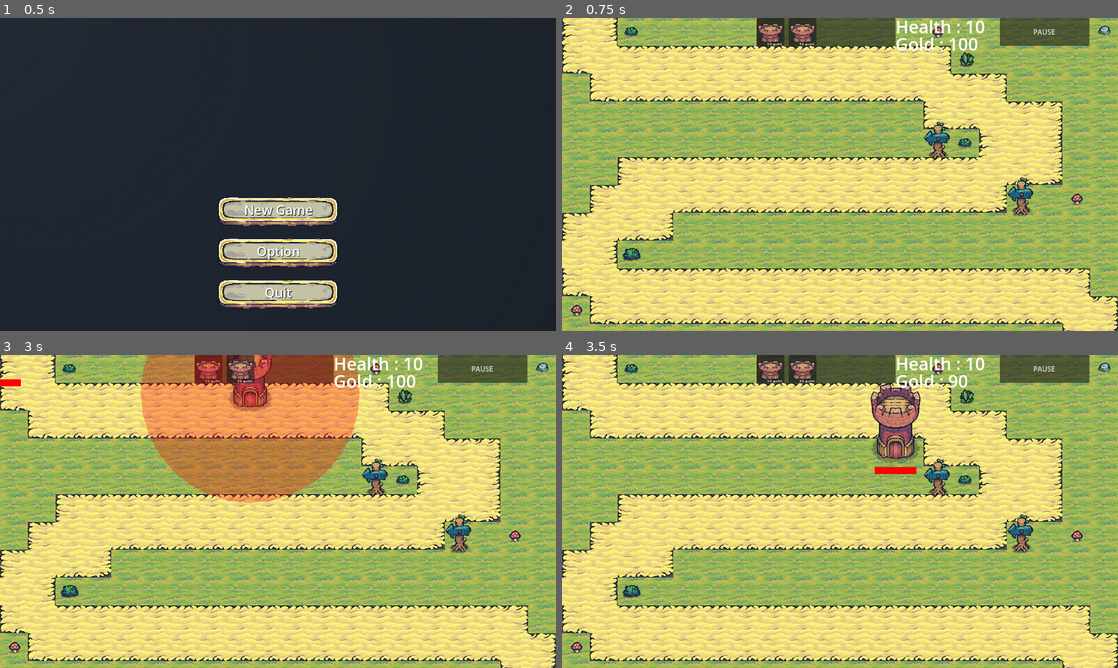
Above: before the commit, frames 1-4 (two rows, left to right).
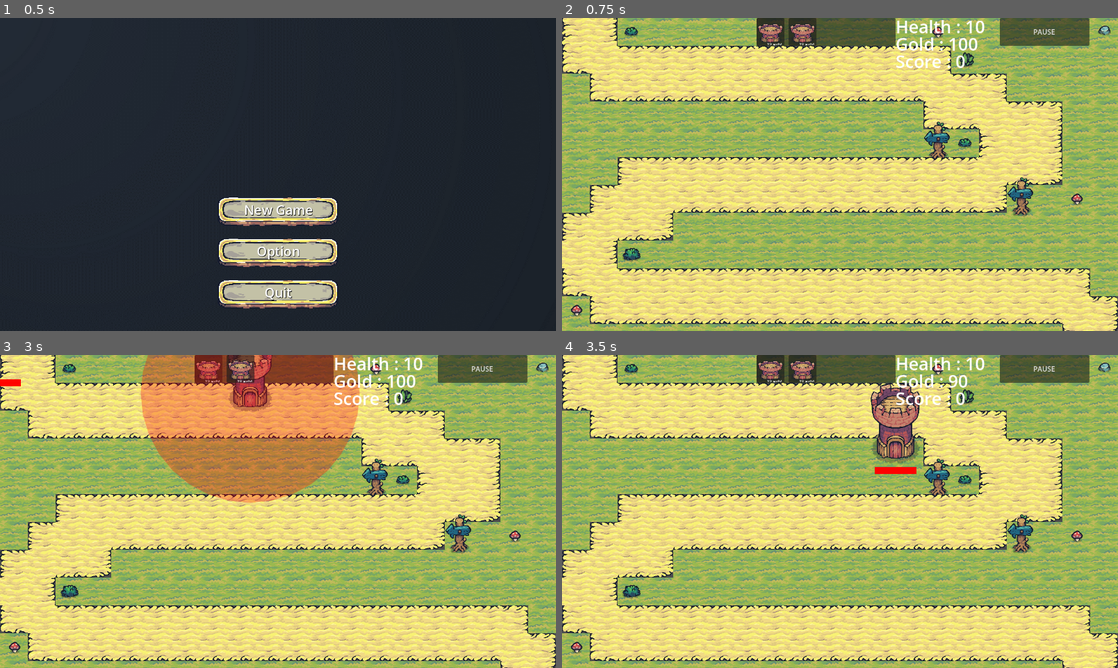
Above: after the commit, the same moments.

Repository: Akane13/FeyFortress
Game: Godot game, scene res://Scene/UIScenes/mainmenu.tscn
Same seed, same stepped clock (60 frames per second), same inputs: the game is played once before the commit and once after it.
Inputs (mouse positions are in pixels of both pictures, inside the frame that each line leads up to):
- Up to frame 1 (0.5 s): no input
- Up to frame 2 (0.75 s): click "New Game" at 0.5 s
- Up to frame 3 (3 s): click "PAUSE" at 1.25 s; click "Continue" at 2 s; tap Enter at 2.75 s; drag from (211, 367) to (333, 442) at 2.77 s
- Up to frame 4 (3.5 s): no input

Frame 1 is identical in both runs. In frame 2, 0.2% of the frame differs, in the area x 60-73%, y 12-16%; in frame 3, 0.2%; in frame 4, 0.2%.

Commit message:
Tower 2 and some bug fix
replace the previous error with prompt message

Diff:
--- a/Scene/Global/global.gd
+++ b/Scene/Global/global.gd
@@ -2,3 +2,4 @@
 
 var Gold = 100
 var Health = 10
+var score=0
--- /dev/null
+++ b/Scene/SupportScenes/UI.gd
@@ -0,0 +1,11 @@
+extends CanvasLayer
+
+@onready var health = $Health
+@onready var gold = $Gold
+@onready var score = $Score
+
+func _process(_delta):
+	#get data from global.gd (global variable)
+	health.text = "Health : " + str(Global.Health)
+	gold.text = "Gold : " + str(Global.Gold)
+	score.text = "Score : " + str(Global.score)
--- a/Scene/SupportScenes/UI.tscn
+++ b/Scene/SupportScenes/UI.tscn
@@ -1,26 +1,10 @@
-[gd_scene load_steps=4 format=3 uid="uid://chsbc0b16ys4d"]
+[gd_scene load_steps=3 format=3 uid="uid://chsbc0b16ys4d"]
 
 [ext_resource type="PackedScene" uid="uid://65coan24dipy" path="res://Scene/SupportScenes/tower_panel.tscn" id="1_hdhx6"]
-
-[sub_resource type="GDScript" id="GDScript_g5ap5"]
-script/source = "extends Label
-
-
-# Called every frame. 'delta' is the elapsed time since the previous frame.
-func _process(_delta):
-	self.text = \"Health : \" + str(Global.Health)
-"
-
-[sub_resource type="GDScript" id="GDScript_3or5k"]
-script/source = "extends Label
-
-
-func _process(_delta):
-	self.text = \"Gold : \" + str(Global.Gold)
-
-"
+[ext_resource type="Script" path="res://Scene/SupportScenes/UI.gd" id="1_jab1g"]
 
 [node name="UI" type="CanvasLayer"]
+script = ExtResource("1_jab1g")
 
 [node name="Panel" type="Panel" parent="."]
 offset_left = 448.0
@@ -47,7 +31,6 @@
 offset_bottom = 75.0
 theme_override_font_sizes/font_size = 40
 text = "Health : "
-script = SubResource("GDScript_g5ap5")
 
 [node name="Gold" type="Label" parent="."]
 offset_left = 768.0
@@ -56,4 +39,11 @@
 offset_bottom = 115.0
 theme_override_font_sizes/font_size = 40
 text = "Gold : "
-script = SubResource("GDScript_3or5k")
+
+[node name="Score" type="Label" parent="."]
+offset_left = 768.0
+offset_top = 72.0
+offset_right = 920.0
+offset_bottom = 155.0
+theme_override_font_sizes/font_size = 40
+text = "Score : "
--- a/Scene/SupportScenes/bullet.gd
+++ b/Scene/SupportScenes/bullet.gd
@@ -5,7 +5,9 @@
 var pathName = ""
 var bulletDamage
 
-@onready var animated_sprite_2d = $AnimatedSprite2D
+@onready var bullet = $Bullet
+@onready var explosion = $explosion
+
 
 func _physics_process(_delta):
 	var pathSpawnerNode= get_tree().get_root().get_node("Map1/PathSpawner")
@@ -13,16 +15,20 @@
 		if pathSpawnerNode.get_child(i).name == pathName:
 			target = pathSpawnerNode.get_child(i).get_child(0).get_child(0).global_position
 
-	velocity= global_position.direction_to(target) * Speed
-
-	look_at(target)
-	move_and_slide()
-
+	if target:
+		velocity = global_position.direction_to(target) * Speed
+		look_at(target)
+		move_and_slide()
+	else:
+		$".".queue_free()
 
 func _on_area_2d_body_entered(body):
 	if "enemy1" in body.name:
 		body.Health -=bulletDamage
-		animated_sprite_2d.animation="explosion"
-		await animated_sprite_2d.animation_finished
-		animated_sprite_2d.animation="bullet"
-		queue_free()
+		bullet.hide()
+		explosion.show()
+		explosion.play("explosion")
+
+
+func _on_explosion_animation_finished():
+	queue_free()
--- a/Scene/SupportScenes/bullet.tscn
+++ b/Scene/SupportScenes/bullet.tscn
@@ -1,139 +1,142 @@
-[gd_scene load_steps=24 format=3 uid="uid://df4api23g30rx"]
+[gd_scene load_steps=25 format=3 uid="uid://df4api23g30rx"]
 
-[ext_resource type="Texture2D" uid="uid://d182e335tt4sr" path="res://Assets/Effect/bullet.png" id="1_bjgeo"]
 [ext_resource type="Script" path="res://Scene/SupportScenes/bullet.gd" id="1_evrfn"]
-[ext_resource type="Texture2D" uid="uid://cshb35em4nemu" path="res://Assets/Effect/Explosions.png" id="2_sjb5l"]
+[ext_resource type="Texture2D" uid="uid://d182e335tt4sr" path="res://Assets/Effect/bullet.png" id="2_pb7jb"]
+[ext_resource type="Texture2D" uid="uid://cshb35em4nemu" path="res://Assets/Effect/Explosions.png" id="3_6oxg7"]
 
-[sub_resource type="AtlasTexture" id="AtlasTexture_67ubm"]
-atlas = ExtResource("1_bjgeo")
+[sub_resource type="AtlasTexture" id="AtlasTexture_ow26v"]
+atlas = ExtResource("2_pb7jb")
 region = Rect2(0, 0, 32, 32)
 
-[sub_resource type="AtlasTexture" id="AtlasTexture_u8c16"]
-atlas = ExtResource("1_bjgeo")
+[sub_resource type="AtlasTexture" id="AtlasTexture_b0ywy"]
+atlas = ExtResource("2_pb7jb")
 region = Rect2(32, 0, 32, 32)
 
-[sub_resource type="AtlasTexture" id="AtlasTexture_o2xth"]
-atlas = ExtResource("1_bjgeo")
+[sub_resource type="AtlasTexture" id="AtlasTexture_pykhe"]
+atlas = ExtResource("2_pb7jb")
 region = Rect2(64, 0, 32, 32)
 
-[sub_resource type="AtlasTexture" id="AtlasTexture_o4peu"]
-atlas = ExtResource("1_bjgeo")
+[sub_resource type="AtlasTexture" id="AtlasTexture_lvo7p"]
+atlas = ExtResource("2_pb7jb")
 region = Rect2(96, 0, 32, 32)
 
-[sub_resource type="AtlasTexture" id="AtlasTexture_hf0sb"]
-atlas = ExtResource("1_bjgeo")
+[sub_resource type="AtlasTexture" id="AtlasTexture_455jj"]
+atlas = ExtResource("2_pb7jb")
 region = Rect2(128, 0, 32, 32)
 
-[sub_resource type="AtlasTexture" id="AtlasTexture_ybjyo"]
-atlas = ExtResource("1_bjgeo")
+[sub_resource type="AtlasTexture" id="AtlasTexture_6xrbb"]
+atlas = ExtResource("2_pb7jb")
 region = Rect2(160, 0, 32, 32)
 
-[sub_resource type="AtlasTexture" id="AtlasTexture_licae"]
-atlas = ExtResource("1_bjgeo")
+[sub_resource type="AtlasTexture" id="AtlasTexture_77jxg"]
+atlas = ExtResource("2_pb7jb")
 region = Rect2(192, 0, 32, 32)
 
-[sub_resource type="AtlasTexture" id="AtlasTexture_l0nu2"]
-atlas = ExtResource("1_bjgeo")
+[sub_resource type="AtlasTexture" id="AtlasTexture_q15yt"]
+atlas = ExtResource("2_pb7jb")
 region = Rect2(224, 0, 32, 32)
-
-[sub_resource type="AtlasTexture" id="AtlasTexture_qndkw"]
-atlas = ExtResource("2_sjb5l")
-region = Rect2(0, 0, 192, 192)
-
-[sub_resource type="AtlasTexture" id="AtlasTexture_6ounm"]
-atlas = ExtResource("2_sjb5l")
-region = Rect2(192, 0, 192, 192)
-
-[sub_resource type="AtlasTexture" id="AtlasTexture_bythr"]
-atlas = ExtResource("2_sjb5l")
-region = Rect2(384, 0, 192, 192)
-
-[sub_resource type="AtlasTexture" id="AtlasTexture_4cq5x"]
-atlas = ExtResource("2_sjb5l")
-region = Rect2(576, 0, 192, 192)
-
-[sub_resource type="AtlasTexture" id="AtlasTexture_mgv57"]
-atlas = ExtResource("2_sjb5l")
-region = Rect2(768, 0, 192, 192)
-
-[sub_resource type="AtlasTexture" id="AtlasTexture_k1wdm"]
-atlas = ExtResource("2_sjb5l")
-region = Rect2(960, 0, 192, 192)
-
-[sub_resource type="AtlasTexture" id="AtlasTexture_1ambm"]
-atlas = ExtResource("2_sjb5l")
-region = Rect2(1152, 0, 192, 192)
-
-[sub_resource type="AtlasTexture" id="AtlasTexture_oijqq"]
-atlas = ExtResource("2_sjb5l")
-region = Rect2(1344, 0, 192, 192)
-
-[sub_resource type="AtlasTexture" id="AtlasTexture_2afee"]
-atlas = ExtResource("2_sjb5l")
-region = Rect2(1536, 0, 192, 192)
 
 [sub_resource type="SpriteFrames" id="SpriteFrames_2l3op"]
 animations = [{
 "frames": [{
 "duration": 1.0,
-"texture": SubResource("AtlasTexture_67ubm")
+"texture": SubResource("AtlasTexture_ow26v")
 }, {
 "duration": 1.0,
-"texture": SubResource("AtlasTexture_u8c16")
+"texture": SubResource("AtlasTexture_b0ywy")
 }, {
 "duration": 1.0,
-"texture": SubResource("AtlasTexture_o2xth")
+"texture": SubResource("AtlasTexture_pykhe")
 }, {
 "duration": 1.0,
-"texture": SubResource("AtlasTexture_o4peu")
+"texture": SubResource("AtlasTexture_lvo7p")
 }, {
 "duration": 1.0,
-"texture": SubResource("AtlasTexture_hf0sb")
+"texture": SubResource("AtlasTexture_455jj")
 }, {
 "duration": 1.0,
-"texture": SubResource("AtlasTexture_ybjyo")
+"texture": SubResource("AtlasTexture_6xrbb")
 }, {
 "duration": 1.0,
-"texture": SubResource("AtlasTexture_licae")
+"texture": SubResource("AtlasTexture_77jxg")
 }, {
 "duration": 1.0,
-"texture": SubResource("AtlasTexture_l0nu2")
+"texture": SubResource("AtlasTexture_q15yt")
 }],
 "loop": true,
-"name": &"bullet",
-"speed": 7.0
-}, {
+"name": &"shoot",
+"speed": 5.0
+}]
+
+[sub_resource type="AtlasTexture" id="AtlasTexture_xpp2r"]
+atlas = ExtResource("3_6oxg7")
+region = Rect2(0, 0, 192, 192)
+
+[sub_resource type="AtlasTexture" id="AtlasTexture_jwkop"]
+atlas = ExtResource("3_6oxg7")
+region = Rect2(192, 0, 192, 192)
+
+[sub_resource type="AtlasTexture" id="AtlasTexture_rlt5y"]
+atlas = ExtResource("3_6oxg7")
+region = Rect2(384, 0, 192, 192)
+
+[sub_resource type="AtlasTexture" id="AtlasTexture_hh4on"]
+atlas = ExtResource("3_6oxg7")
+region = Rect2(576, 0, 192, 192)
+
+[sub_resource type="AtlasTexture" id="AtlasTexture_2jf72"]
+atlas = ExtResource("3_6oxg7")
+region = Rect2(768, 0, 192, 192)
+
+[sub_resource type="AtlasTexture" id="AtlasTexture_817w3"]
+atlas = ExtResource("3_6oxg7")
+region = Rect2(960, 0, 192, 192)
+
+[sub_resource type="AtlasTexture" id="AtlasTexture_b50yo"]
+atlas = ExtResource("3_6oxg7")
+region = Rect2(1152, 0, 192, 192)
+
+[sub_resource type="AtlasTexture" id="AtlasTexture_1tgrl"]
+atlas = ExtResource("3_6oxg7")
+region = Rect2(1344, 0, 192, 192)
+
+[sub_resource type="AtlasTexture" id="AtlasTexture_o1shs"]
+atlas = ExtResource("3_6oxg7")
+region = Rect2(1536, 0, 192, 192)
+
+[sub_resource type="SpriteFrames" id="SpriteFrames_jj8s3"]
+animations = [{
 "frames": [{
 "duration": 1.0,
-"texture": SubResource("AtlasTexture_qndkw")
+"texture": SubResource("AtlasTexture_xpp2r")
 }, {
 "duration": 1.0,
-"texture": SubResource("AtlasTexture_6ounm")
+"texture": SubResource("AtlasTexture_jwkop")
 }, {
 "duration": 1.0,
-"texture": SubResource("AtlasTexture_bythr")
+"texture": SubResource("AtlasTexture_rlt5y")
 }, {
 "duration": 1.0,
-"texture": SubResource("AtlasTexture_4cq5x")
+"texture": SubResource("AtlasTexture_hh4on")
 }, {
 "duration": 1.0,
-"texture": SubResource("AtlasTexture_mgv57")
+"texture": SubResource("AtlasTexture_2jf72")
 }, {
 "duration": 1.0,
-"texture": SubResource("AtlasTexture_k1wdm")
+"texture": SubResource("AtlasTexture_817w3")
 }, {
 "duration": 1.0,
-"texture": SubResource("AtlasTexture_1ambm")
+"texture": SubResource("AtlasTexture_b50yo")
 }, {
 "duration": 1.0,
-"texture": SubResource("AtlasTexture_oijqq")
+"texture": SubResource("AtlasTexture_1tgrl")
 }, {
 "duration": 1.0,
-"texture": SubResource("AtlasTexture_2afee")
+"texture": SubResource("AtlasTexture_o1shs")
 }],
 "loop": false,
 "name": &"explosion",
-"speed": 7.0
+"speed": 5.0
 }]
 
 [sub_resource type="CapsuleShape2D" id="CapsuleShape2D_fb5je"]
@@ -147,11 +150,17 @@
 [node name="bullet" type="CharacterBody2D"]
 script = ExtResource("1_evrfn")
 
-[node name="AnimatedSprite2D" type="AnimatedSprite2D" parent="."]
+[node name="Bullet" type="AnimatedSprite2D" parent="."]
 texture_filter = 1
 sprite_frames = SubResource("SpriteFrames_2l3op")
-animation = &"bullet"
-autoplay = "bullet"
+animation = &"shoot"
+autoplay = "shoot"
+
+[node name="explosion" type="AnimatedSprite2D" parent="."]
+sprite_frames = SubResource("SpriteFrames_jj8s3")
+animation = &"explosion"
+frame = 8
+frame_progress = 1.0
 
 [node name="CollisionShape2D" type="CollisionShape2D" parent="."]
 position = Vector2(3, 0)
@@ -165,4 +174,5 @@
 rotation = 1.5708
 shape = SubResource("CapsuleShape2D_210qi")
 
+[connection signal="animation_finished" from="explosion" to="." method="_on_explosion_animation_finished"]
 [connection signal="body_entered" from="Area2D" to="." method="_on_area_2d_body_entered"]
--- a/Scene/SupportScenes/enemy/enemy1.gd
+++ b/Scene/SupportScenes/enemy/enemy1.gd
@@ -14,6 +14,7 @@
 
 	if Health<=0:
 		Global.Gold += 1
+		Global.score+=25
 		death()
 
 
--- a/Scene/SupportScenes/tower1.gd
+++ b/Scene/SupportScenes/tower1.gd
@@ -8,7 +8,7 @@
 var curr
 
 var reload=0
-var range=560
+var range=280
 
 @onready var timer = get_node("Upgrade/ProgressBar/Timer")
 var startShooting = false
@@ -17,6 +17,7 @@
 	get_node("Upgrade/ProgressBar").global_position = self.position + Vector2(-48,56)
 	if is_instance_valid(curr):
 		if timer.is_stopped():
+			shoot()
 			timer.start()
 	else:
 		for i in get_node("BulletContainer").get_child_count():
--- a/Scene/SupportScenes/tower1.tscn
+++ b/Scene/SupportScenes/tower1.tscn
@@ -227,6 +227,7 @@
 value = 50.0
 show_percentage = false
 script = SubResource("GDScript_nkp84")
+metadata/_edit_use_anchors_ = true
 
 [node name="Timer" type="Timer" parent="Upgrade/ProgressBar"]
 wait_time = 3.0
--- /dev/null
+++ b/Scene/SupportScenes/tower2.tscn
@@ -0,0 +1,35 @@
+[gd_scene load_steps=5 format=3 uid="uid://b2w2fha6aojyk"]
+
+[ext_resource type="Texture2D" uid="uid://cubxmjck7crrg" path="res://Assets/Towers/tower1.png" id="1_wtfdn"]
+[ext_resource type="Texture2D" uid="uid://d1qty6m50sq4" path="res://Assets/Towers/tower2.png" id="2_7p04k"]
+[ext_resource type="Texture2D" uid="uid://bmtqfeu25r073" path="res://Assets/Towers/tower3.png" id="3_57xf5"]
+
+[sub_resource type="RectangleShape2D" id="RectangleShape2D_5wxy1"]
+size = Vector2(64, 64)
+
+[node name="tower2" type="StaticBody2D"]
+
+[node name="CollisionShape2D" type="CollisionShape2D" parent="."]
+shape = SubResource("RectangleShape2D_5wxy1")
+
+[node name="Area2D" type="Area2D" parent="CollisionShape2D"]
+
+[node name="CollisionShape2D" type="CollisionShape2D" parent="CollisionShape2D/Area2D"]
+
+[node name="Tower2(phrase_1)" type="Sprite2D" parent="."]
+position = Vector2(0, -32)
+texture = ExtResource("1_wtfdn")
+
+[node name="Tower2(phrase_2)" type="Sprite2D" parent="."]
+visible = false
+texture = ExtResource("2_7p04k")
+
+[node name="Tower3(phrase_3)" type="Sprite2D" parent="."]
+visible = false
+texture = ExtResource("3_57xf5")
+
+[node name="Node" type="Node" parent="."]
+
+[node name="Area2D" type="Area2D" parent="."]
+
+[node name="CollisionShape2D" type="CollisionShape2D" parent="Area2D"]
Binary file added: Assets/Towers/tower1.png
Not shown, added: Assets/Towers/tower1.png.import
Binary file added: Assets/Towers/tower2.png
Not shown, added: Assets/Towers/tower2.png.import
Binary file added: Assets/Towers/tower3.png
Not shown, added: Assets/Towers/tower3.png.import
Binary file added: Scene/SupportScenes/tower1.png
Not shown, added: Scene/SupportScenes/tower1.png.import
